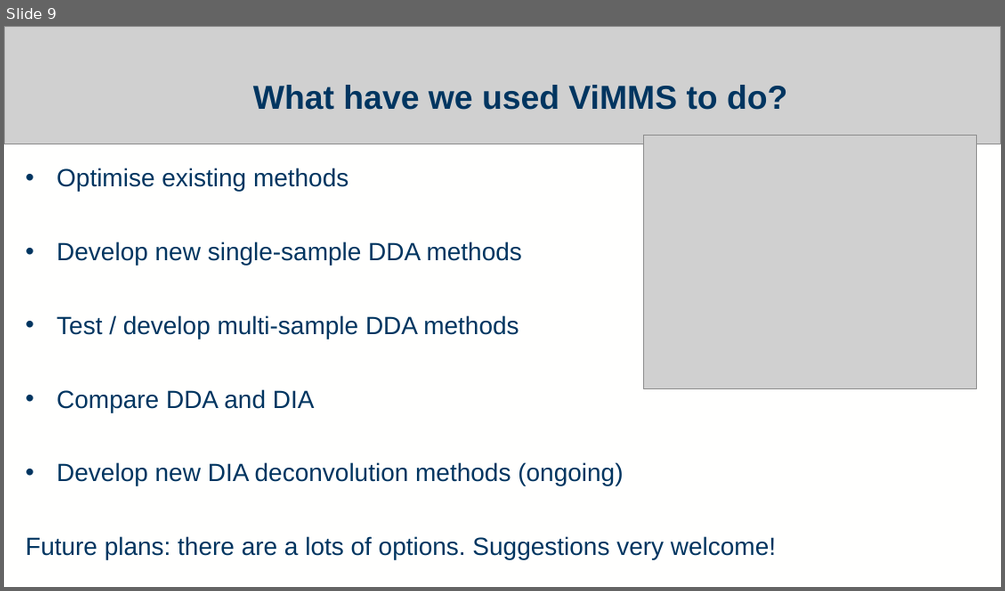
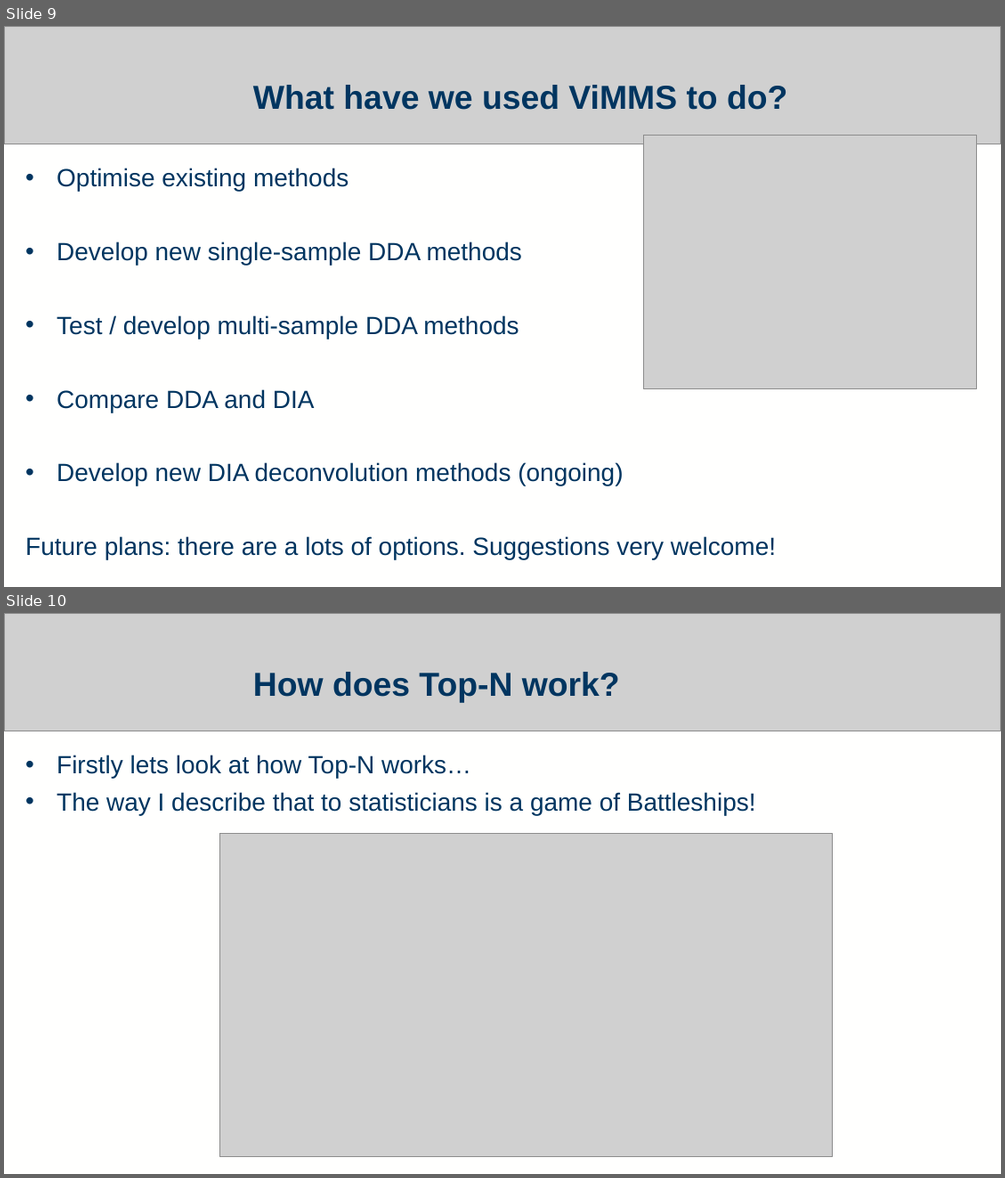
Before and after one commit to vinnydavies/presentations, a slide deck: ViMMS.pptx. Shown one above the other, each under a label of ours: slide 9 before the commit, slides 9 and 10 after it. The pictures are 1005x591 and 1005x1178 pixels, drawn with LibreOffice and Linux fonts; fonts in the diff are those of the drawing; grey boxes stand for pictures. Boxes give left, top, right and bottom in pixels: in the first picture for what was removed or moved away, otherwise in the second. Text is boxed around its words. In the diff, an @@ line names an element or a change of style, - is before the commit and + after.

```diff
--- a/ViMMS.pptx
+++ b/ViMMS.pptx
@@ slide 10 added at bbox=[4, 613, 1001, 1174], background #FFFFFE; not listed: 3 template elements that a slide beside it also shows @@
@@ picture added at bbox=[4, 613, 1001, 730] @@
@@ text added at bbox=[253, 672, 620, 702], 24 pt, text #003560, bold @@
+How does Top-N work?
@@ text added at bbox=[57, 755, 756, 815], 18 pt, text #003560 @@
+• Firstly lets look at how Top-N works…
+• The way I describe that to statisticians is a game of Battleships!
@@ picture added at bbox=[220, 834, 833, 1156] @@
```
Also in this commit, not shown: 4 slides changed, 22 other slides added, 1 other file.
